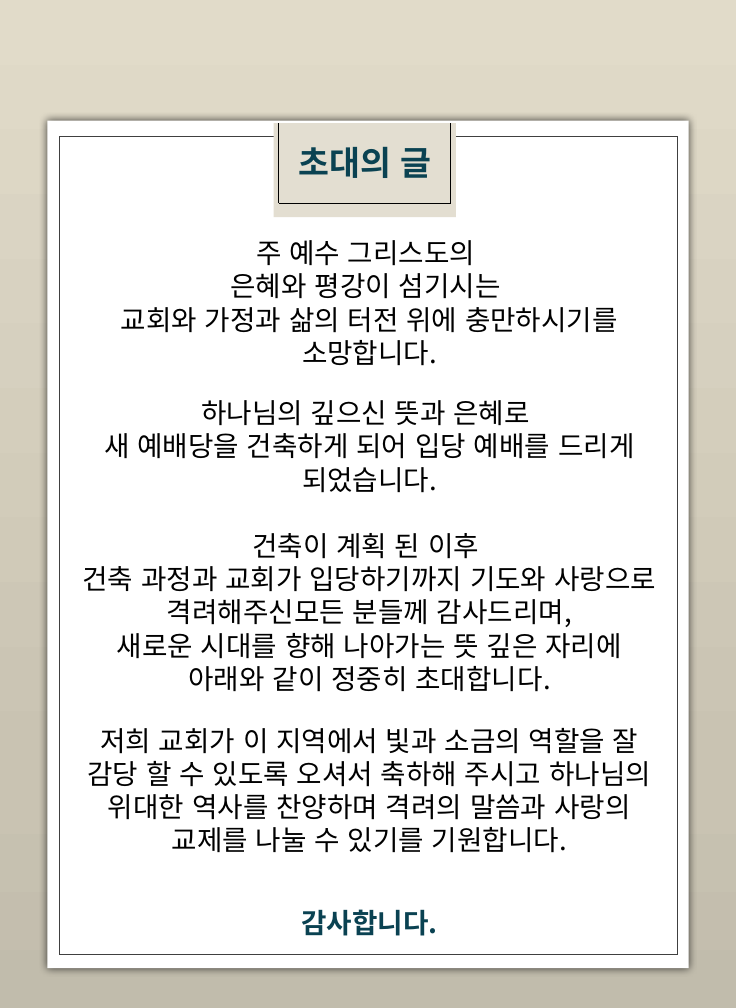
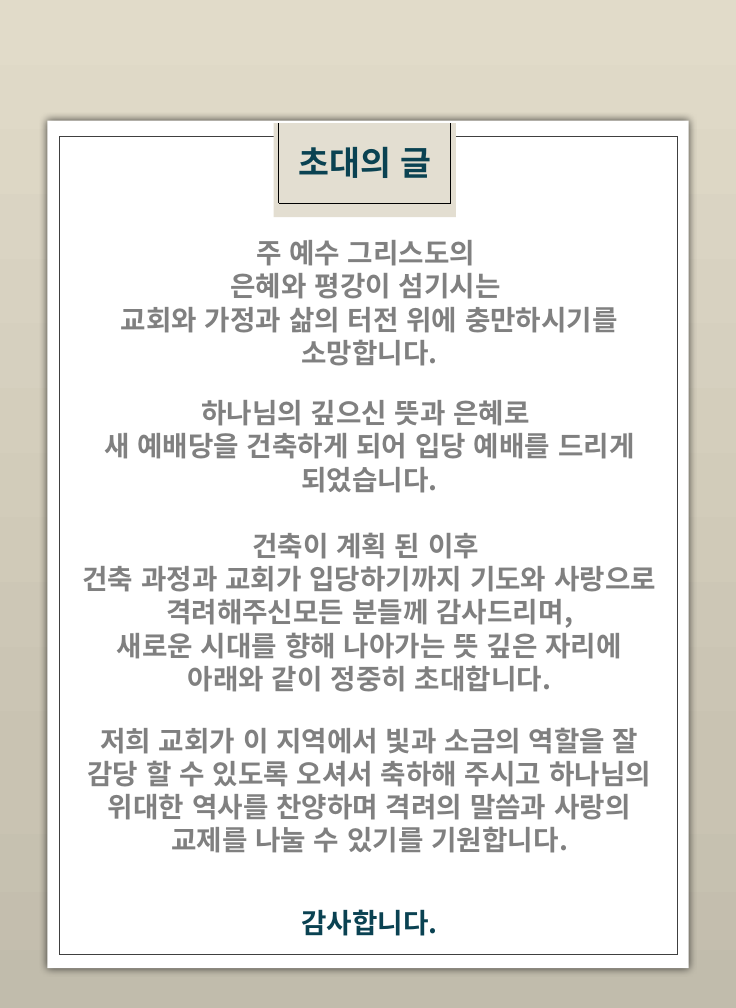
Before and after one commit to jlife0113/juhyang, a slide deck: slide 2 of doc/프레젠테이션1.pptx. Drawn at 736x1008 pixels with LibreOffice and Linux fonts; fonts in the diff are those of the drawing; background and template pictures are left out. Boxes give left, top, right and bottom in pixels: in the first picture for what was removed or moved away, otherwise in the second. Text is boxed around its words. In the diff, an @@ line names an element or a change of style, - is before the commit and + after.

Commit message:
ppt폰트
ppt폰트

```diff
--- a/doc/프레젠테이션1.pptx
+++ b/doc/프레젠테이션1.pptx
@@ text colour #000000 to #808080, bold on in 3 elements at (x1=87, y1=727, x2=651, y2=853), (x1=121, y1=240, x2=618, y2=366), (x1=82, y1=400, x2=656, y2=692) @@
```
